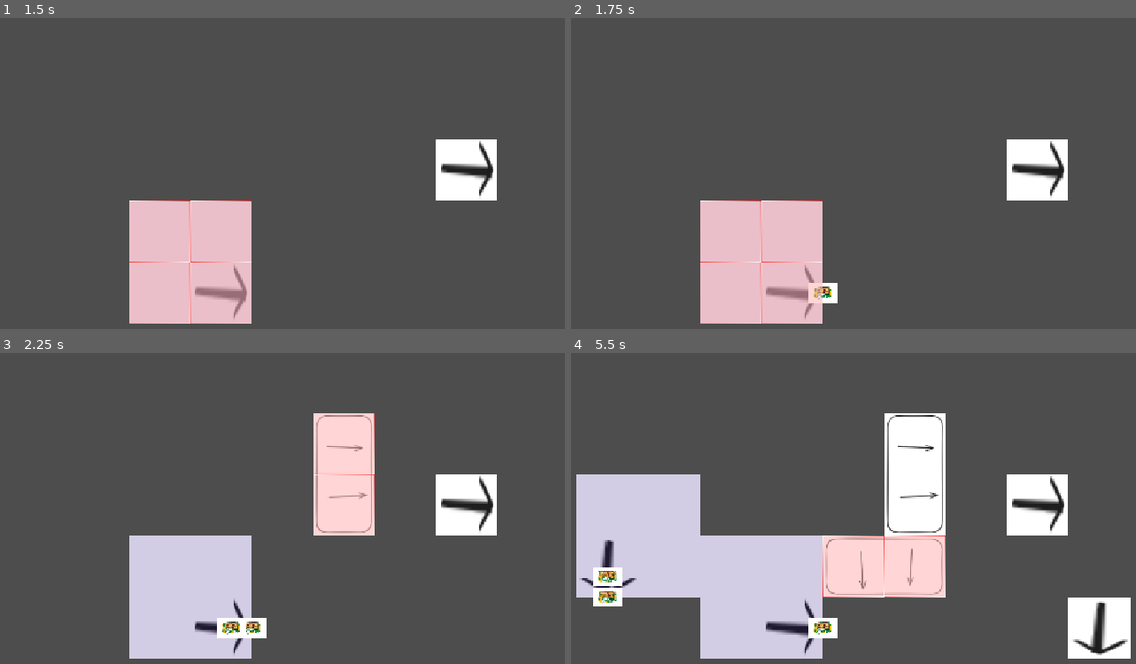
Above: before the commit, frames 1-4 (two rows, left to right).
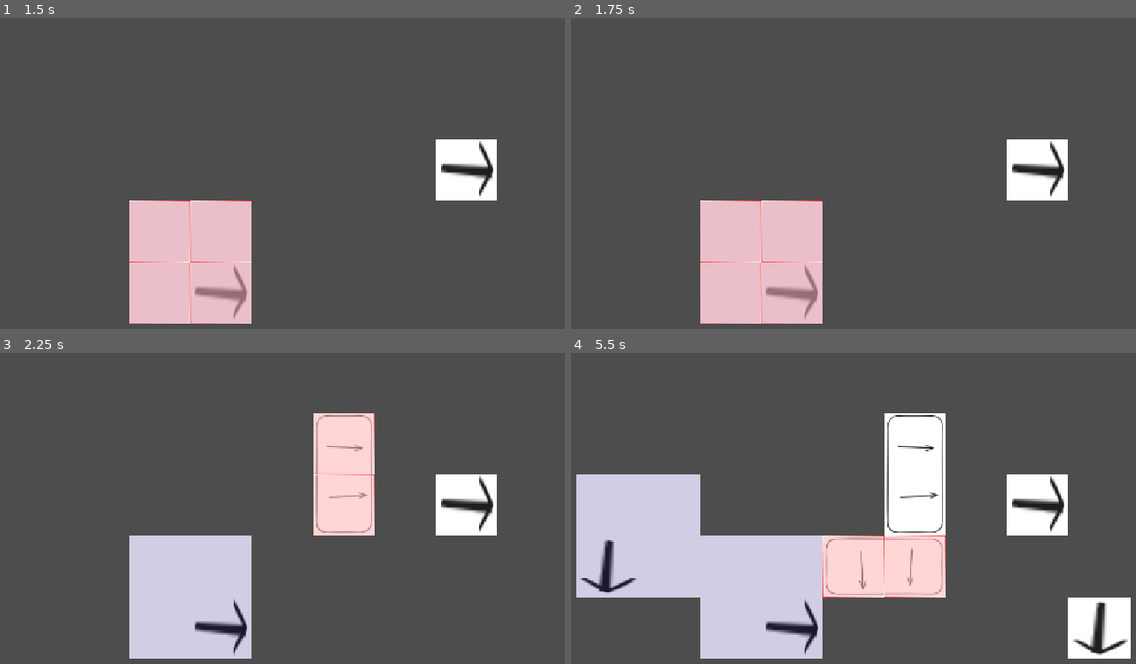
Above: after the commit, the same moments.

Repository: Schlutzkrapfen/Camara-Game
Game: Godot game, scene res://Levels/main_scene.tscn
Two runs of this game, one before a commit and one after it. Both use one fixed random seed, a clock stepped at 60 frames per second and the inputs below.
Inputs (mouse positions are in pixels of both pictures, inside the frame that each line leads up to):
- Up to frame 1 (1.5 s): tap Enter at 0.5 s; move the mouse to (452, 198) at 0.52 s; tap 1 (Belt) at 0.6 s; click (452, 198) at 0.67 s; tap Space at 1.25 s; move the mouse to (158, 238) at 1.27 s; tap ' (Goo_maker) at 1.35 s; click (158, 238) at 1.42 s
- Up to frame 2 (1.75 s): no input
- Up to frame 3 (2.25 s): tap Enter at 2 s; move the mouse to (367, 464) at 2.02 s; tap 2 (Splitter) at 2.1 s; click (367, 464) at 2.17 s
- Up to frame 4 (5.5 s): move the mouse to (836, 632) at 2.77 s; tap R (roration) at 2.85 s; click (836, 632) at 2.92 s; tap Space at 3.5 s; move the mouse to (1079, 611) at 3.52 s; tap 1 (Belt) at 3.6 s; click (1079, 611) at 3.67 s; move the mouse to (655, 492) at 4.27 s; tap ' (Goo_maker) at 4.35 s; click (655, 492) at 4.42 s; move the mouse to (904, 552) at 5.02 s; tap 2 (Splitter) at 5.1 s; click (904, 552) at 5.17 s

Frame 1 is identical in both runs. In frame 2, 0.3% of the frame differs, in the area x 42-48%, y 85-92%; in frame 3, 0.6%; in frame 4, 1.0%, in the area x 3-48%, y 68-92%.

Commit message:
started working on the bugfix when creating the same type of factory more times

Diff:
--- a/Levels/flow_field.gd
+++ b/Levels/flow_field.gd
@@ -24,8 +24,6 @@
 func move_item(node:Sprite2D,delta:float,transform_data:Global.TileTransform,flowfield_global_pos:Vector2):
 	match transform_data:
 		Global.TileTransform.ROTATE_0:
-			print(flowfield_global_pos)
-			print(node.global_position)
 
 			var target_y := flowfield_global_pos.y
 
--- a/script/spawner.gd
+++ b/script/spawner.gd
@@ -5,7 +5,13 @@
 signal new_flowmaptile_saved(postion,transform)
 signal item_spawned(Node2d)
 var is_okay_to_build:bool = true
-var current_builds:Array[BuildingResource]
+class BuildData:
+	var outputs: Array[Vector2i] = []
+	var transform: Global.TileTransform
+	var cut_time: float
+
+
+var current_builds: Dictionary[Vector2i, BuildData]
 
 
 
@@ -18,23 +24,23 @@
 	is_okay_to_build = is_okay
 
 func _process(delta: float) -> void:
-	for factoy in current_builds:
-		if factoy.input == factoy.cur_input:
-			factoy.cur_time +=delta
-			if factoy.cur_time > factoy.craft_time:
-				output_items(factoy)
-				factoy.cur_time = 0
+	for key in current_builds: # or current_builds.items()
+		var factory = current_builds[key]
+		if factory.input == factory.cur_input:
+			factory.cur_time +=delta
+			if factory.cur_time > factory.craft_time:
+				output_items(factory,key)
+				factory.cur_time = 0
 
 
-
-func output_items(factory):
+func output_items(factory,positon):
 	for item_resource in factory.output:
 		var current_size:int = factory.last_output% factory.output_tile.size()
 		var item = item_resource.item_scene.instantiate()
 		var keys = factory.output_tile.keys()
 
 		item.global_position = tilemap.to_global(
-		tilemap.map_to_local(factory.position + Global.get_rotation_out_of_size(keys[current_size].x,keys[current_size].y,factory.build_rotation))
+		tilemap.map_to_local(positon + Global.get_rotation_out_of_size(keys[current_size].x,keys[current_size].y,factory.build_rotation))
 )
 		add_child(item)
 		emit_signal("item_spawned",item)
@@ -58,7 +64,6 @@
 func spawn(mouse_position):
 	var local_position = tilemap.to_local(mouse_position)
 	var tile = tilemap.local_to_map(local_position)
-	print(tile,Global.factory_list[Global.current_house].tilemap_id,Global.factory_list[Global.current_house].position_tilemap)
 	for x in Global.factory_list[Global.current_house].size.x:
 		for y in Global.factory_list[Global.current_house].size.y:
 			var local_tile =  Vector2i(x,y)
@@ -67,4 +72,5 @@
 			tilemap.set_cell(tiles,Global.factory_list[Global.current_house].tilemap_id,Global.factory_list[Global.current_house].position_tilemap+local_tile,Global.currentrotation)
 	Global.factory_list[Global.current_house].position = tile
 	Global.factory_list[Global.current_house].build_rotation = Global.currentrotation
-	current_builds.append(Global.factory_list[Global.current_house])
+	#current_builds[tile] = Global.factory_list[Global.current_house]
+	print(current_builds)
